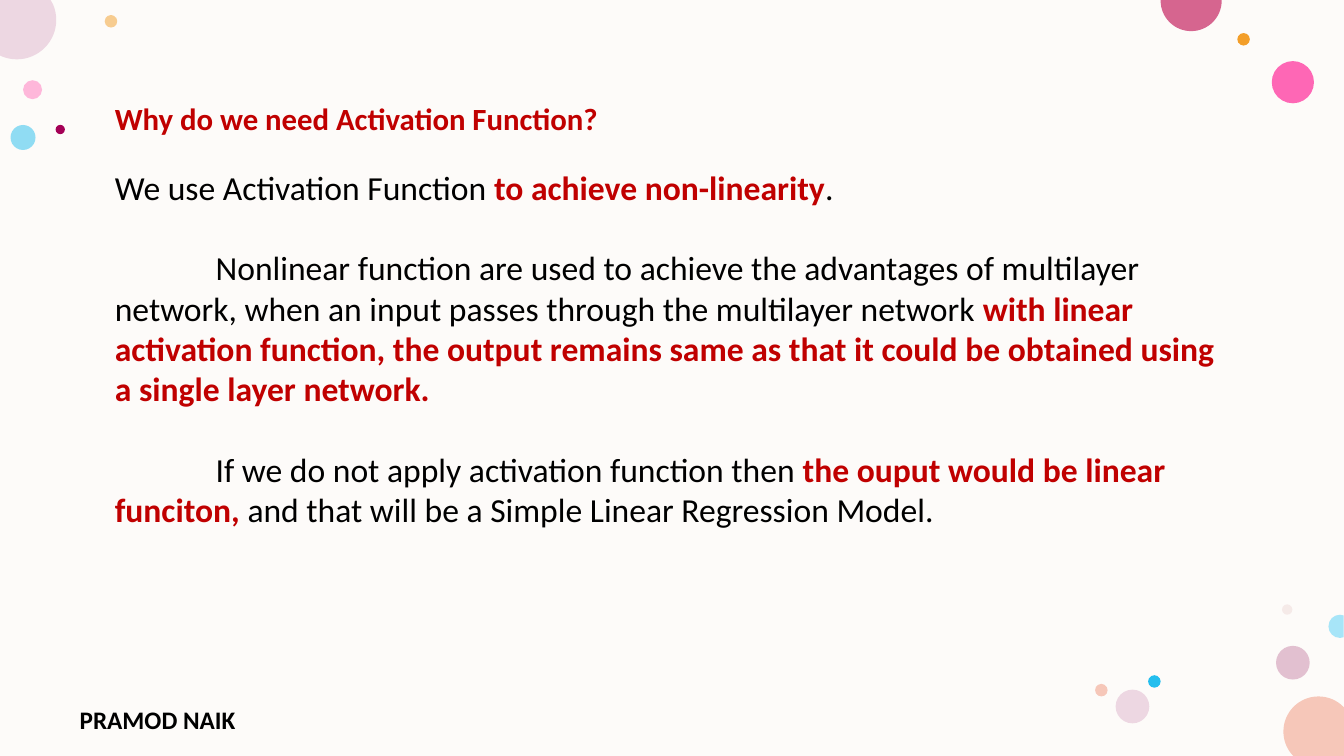
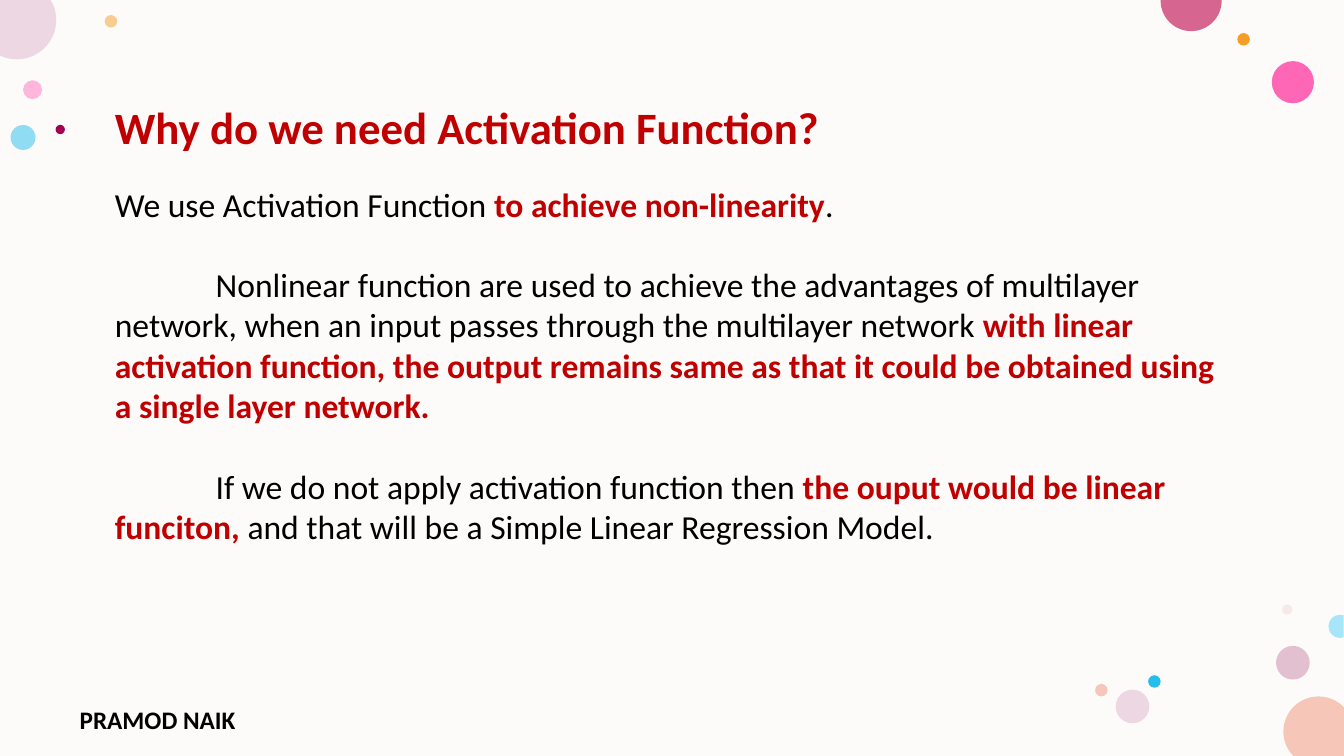
Before and after one commit to PRAMODNAIK-DEV/MCA-2nd-Sem-ML-Data-Analytics-Shridevi-College, a slide deck: slide 88 of Theory Class-Notes/Unit-4 Advanced Machine Learning Techniques.pptx. Drawn at 1344x756 pixels with LibreOffice and Linux fonts; fonts in the diff are those of the drawing; background and template pictures are left out. Boxes give left, top, right and bottom in pixels: in the first picture for what was removed or moved away, otherwise in the second. Text is boxed around its words. In the diff, an @@ line names an element or a change of style, - is before the commit and + after.

```diff
--- a/Theory Class-Notes/Unit-4 Advanced Machine Learning Techniques.pptx
+++ b/Theory Class-Notes/Unit-4 Advanced Machine Learning Techniques.pptx
@@ text at [115,112,818,151]: size 22 to 32 pt in "Why do we need Activation Function?" @@
```
Also in this commit, not shown: 1 other file.
